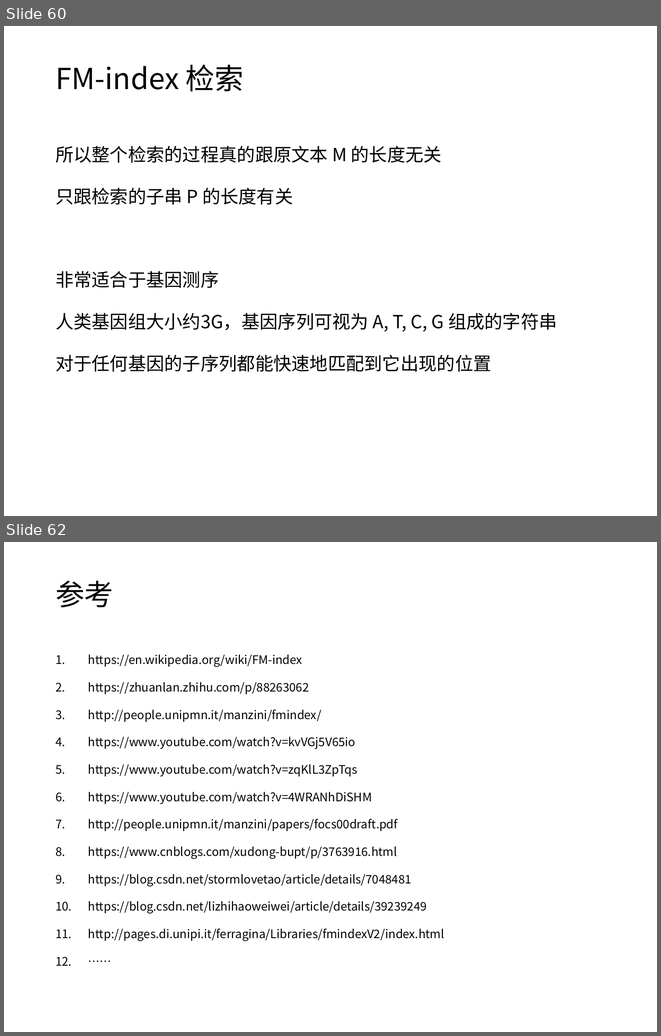
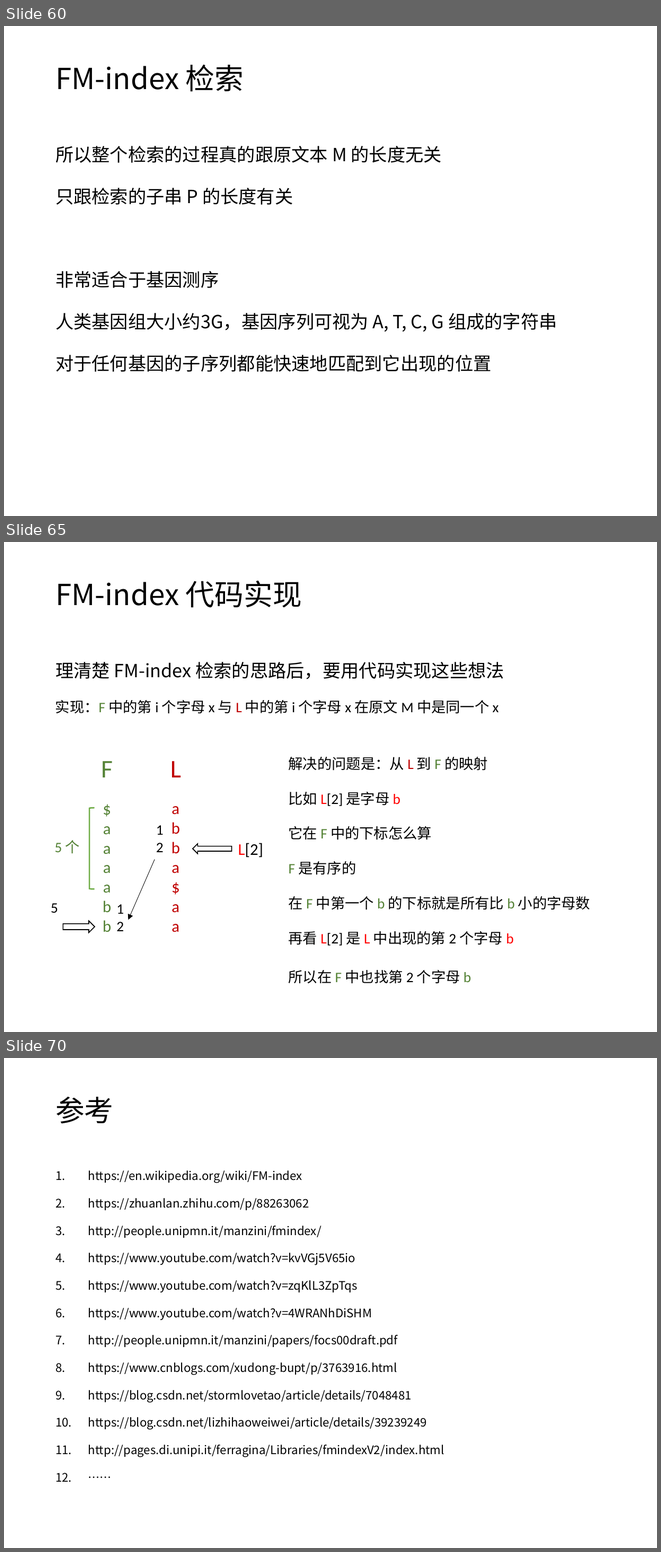
Before and after one commit to jindada1/FM-index, a slide deck: 信息检索.pptx. Shown one above the other, each under a label of ours: slides 60 and 62 before the commit, slides 60, 65 and 70 after it; the slides between them are not shown. The pictures are 661x1036 and 661x1552 pixels, drawn with LibreOffice and Linux fonts; fonts in the diff are those of the drawing. Boxes give left, top, right and bottom in pixels: in the first picture for what was removed or moved away, otherwise in the second. Text is boxed around its words. In the diff, an @@ line names an element or a change of style, - is before the commit and + after.

```diff
--- a/信息检索.pptx
+++ b/信息检索.pptx
@@ slide 65 added at (x1=4, y1=542, x2=657, y2=1032), background #FFFFFF @@
@@ title added at (x1=55, y1=580, x2=302, y2=608), 32 pt, text #000000 @@
+FM-index 代码实现
@@ text added at (x1=55, y1=662, x2=504, y2=679), 20 pt, text #000000 @@
+理清楚 FM-index 检索的思路后，要用代码实现这些想法
@@ text added at (x1=55, y1=700, x2=499, y2=714), 16 pt, text #000000 @@
+实现：F 中的第 i 个字母 x 与 L 中的第 i 个字母 x 在原文 M 中是同一个 x
@@ text added at (x1=101, y1=761, x2=113, y2=932), 18 pt, text #548235 @@
+F
+$
+a
+a
+a
+a
+b
+b
@@ text added at (x1=170, y1=761, x2=181, y2=932), 18 pt, text #C00000 @@
+L
+a
+b
+b
+a
+$
+a
+a
@@ text added at (x1=289, y1=757, x2=590, y2=945), 16 pt, text #000000 @@
+解决的问题是：从 L 到 F 的映射
+比如 L[2] 是字母 b
+它在 F 中的下标怎么算
+F 是有序的
+在 F 中第一个 b 的下标就是所有比 b 小的字母数
+再看 L[2] 是 L 中出现的第 2 个字母 b
@@ left bracket added at (x1=89, y1=808, x2=95, y2=889), outline #70AD47 1.5 pt @@
@@ text added at (x1=156, y1=825, x2=164, y2=852), 16 pt, text #000000 @@
+1
+2
@@ text added at (x1=55, y1=840, x2=80, y2=853), 16 pt, text #548235 @@
+5 个
@@ left arrow added at (x1=193, y1=844, x2=232, y2=854), fill #FFFFFF, outline #000000 1 pt @@
@@ text added at (x1=238, y1=843, x2=263, y2=857), 18 pt, text #000000 @@
+L[2]
@@ arrow added from (155, 859) to (128, 919), #000000 0.5 pt @@
@@ text added at (x1=51, y1=903, x2=58, y2=912), 16 pt, text #000000 @@
+5
@@ text added at (x1=116, y1=904, x2=124, y2=931), 16 pt, text #000000 @@
+1
+2
@@ right arrow added at (x1=63, y1=921, x2=94, y2=933), fill #FFFFFF, outline #000000 1 pt @@
@@ text added at (x1=289, y1=970, x2=471, y2=983), 16 pt, text #000000 @@
+所以在 F 中也找第 2 个字母 b
@@ what was slide 62 is now slide 70 @@
```
Also in this commit, not shown: 1 slide changed, 7 other slides added.
